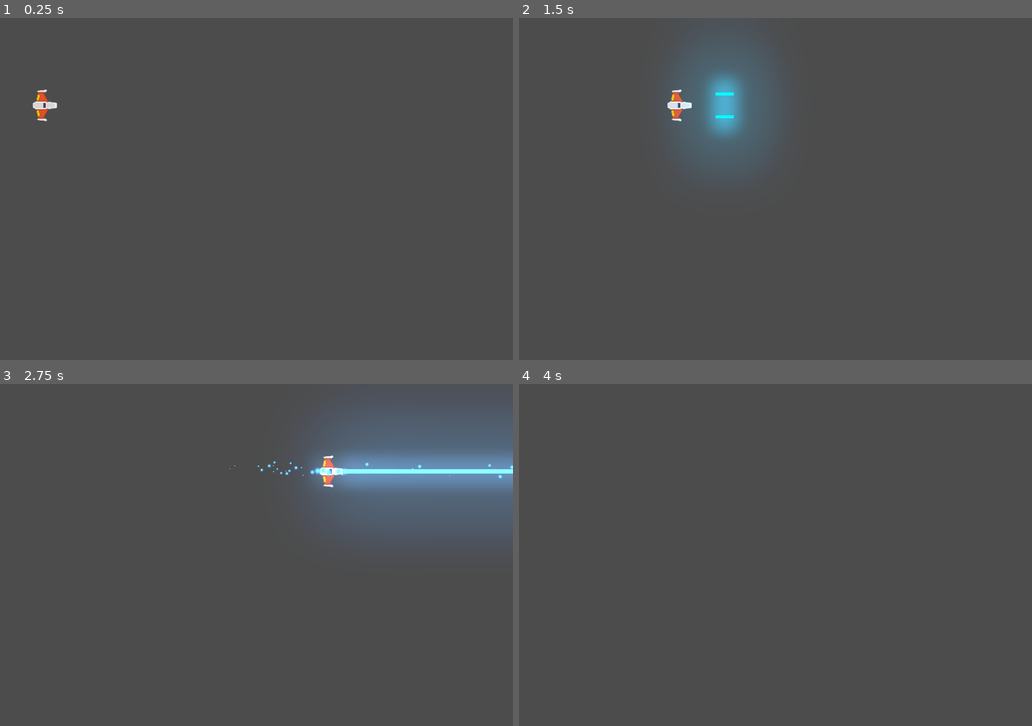
Above: before the commit, frames 1-4 (two rows, left to right).
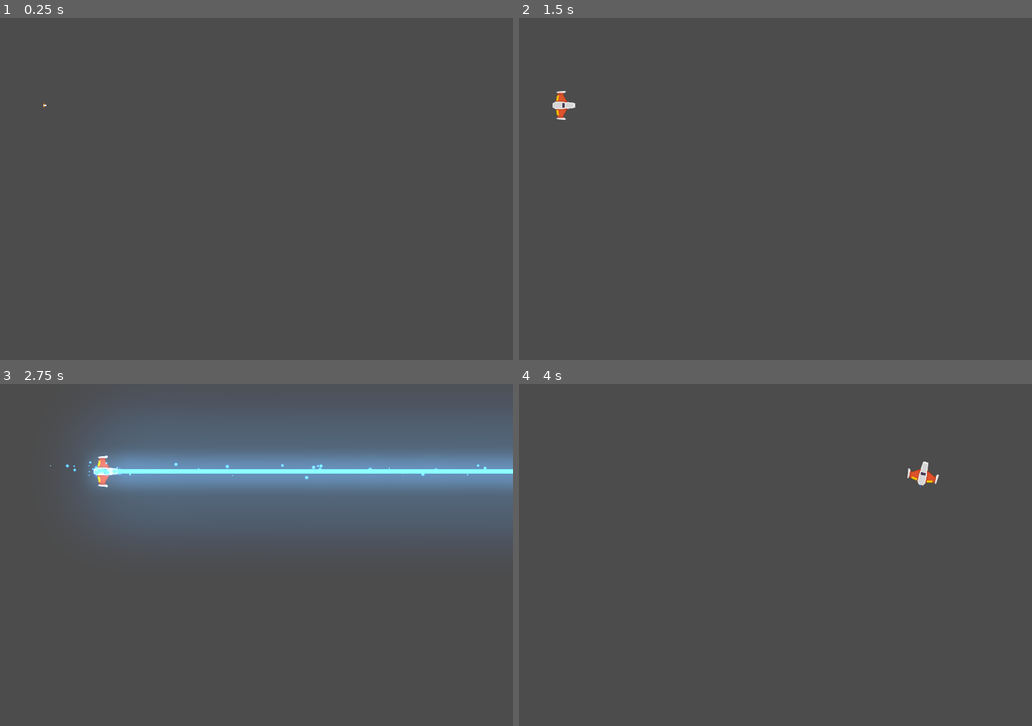
Above: after the commit, the same moments.

Repository: Csosafloriani/Meteorito
Game: Godot game, scene res://Juego/Niveles/NivelTest.tscn
Same seed, same stepped clock (60 frames per second), same inputs: the game is played once before the commit and once after it.
Inputs (mouse positions are in pixels of both pictures, inside the frame that each line leads up to):
- Up to frame 1 (0.25 s): no input
- Up to frame 2 (1.5 s): tap Enter at 0.5 s; move the mouse to (862, 171) at 0.52 s; hold Up (mover_adelante) 0.53-1.28 s; hold S (mover_atrás) 0.53-1.28 s; move the mouse to (606, 206) at 1.27 s; click (606, 206) at 1.35 s
- Up to frame 3 (2.75 s): tap S (mover_atrás) at 1.55, 2.3 s; move the mouse to (271, 479) at 2.02 s; hold Up (mover_adelante) from 2.03 s (still down); hold Right mouse button (disparo_secundario) from 2.03 s (still down)
- Up to frame 4 (4 s): move the mouse to (698, 623) at 2.77 s; release Right mouse button (disparo_secundario) at 2.78 s; tap S (mover_atrás) at 2.85, 3.8 s; move the mouse to (908, 606) at 3.52 s; release Up (mover_adelante) at 3.53 s; hold A (rotar_antihorario) from 3.53 s (still down)

The runs differ from the first frame. In frame 1, 0.2% of the frame differs, in the area x 6-12%, y 20-31%; in frame 2, 5.4%; in frame 3, 15%, in the area x 8-100%, y 7-44%; in frame 4, 0.2%.

Commit message:
sonido de motor y estela

Diff:
--- /dev/null
+++ b/Juego/Naves/Motor/Motor.gd
@@ -0,0 +1,33 @@
+#Motor.gd
+class_name Motor
+extends AudioStreamPlayer2D
+
+# Atributos Export
+export var tiempo_transicion:float = 0.6
+export var volumen_apagado:float = -30.0
+
+# Atributos onready
+onready var tween_sonido:Tween = $Tween
+
+# Atributos
+var volumen_original:float
+
+# Metodos
+func _ready() -> void:
+	volumen_original = volume_db
+	volume_db = volumen_apagado
+
+# Metodos Custom
+func sonido_on() -> void:
+	#Check si no esta sonando y ejecutar el efecto de transicion
+	if not playing:
+		play()
+	efecto_transicion(volume_db, volumen_original)
+
+func sonido_off() -> void:
+	#Ejecutar el efecto de transicion
+	efecto_transicion(volume_db, volumen_apagado)
+
+func efecto_transicion(desde_vol: float, hasta_vol: float) -> void:
+	tween_sonido.interpolate_property(self, "volume_db", desde_vol, hasta_vol, tiempo_transicion, Tween.TRANS_LINEAR, Tween.EASE_OUT_IN)
+	tween_sonido.start()
--- /dev/null
+++ b/Juego/Naves/Motor/MotorSFX.tscn
@@ -0,0 +1,11 @@
+[gd_scene load_steps=3 format=2]
+
+[ext_resource path="res://Juego/Naves/Player/Motor.ogg" type="AudioStream" id=1]
+[ext_resource path="res://Juego/Naves/Motor/Motor.gd" type="Script" id=2]
+
+[node name="MotorSFX" type="AudioStreamPlayer2D"]
+stream = ExtResource( 1 )
+bus = "SFX"
+script = ExtResource( 2 )
+
+[node name="Tween" type="Tween" parent="."]
--- /dev/null
+++ b/Juego/Naves/Player/Estela/Trail2D.gd
@@ -0,0 +1,114 @@
+# Draws a 2D trail using Godot's `Line2D`.
+#
+# Instantiate `Trail2D` as a child of a moving node to use it. To control the color, width curve,
+# texture, or trail width, use parameters from the `Line2D` class.
+tool
+
+class_name Estela
+extends Line2D
+
+export var is_emitting := false setget set_emitting
+
+# Distance in pixels between vertices. A higher resolution leads to more details.
+export var resolution := 5.0
+# Life of each point in seconds before it is deleted.
+export var lifetime := 0.5
+# Maximum number of points allowed on the curve.
+export var max_points := 100 setget set_max_points
+
+# Optional path to the target node to follow. If not set, the instance follows its parent.
+export var target_path: NodePath
+
+var _points_creation_time := []
+var _last_point := Vector2.ZERO
+var _clock := 0.0
+var _offset := 0.0
+
+onready var target: Node2D = get_node_or_null(target_path)
+
+
+func _ready() -> void:
+	if not target:
+		target = get_parent() as Node2D
+
+	if Engine.editor_hint:
+		set_process(false)
+		return
+
+	_offset = position.length()
+	set_as_toplevel(true)
+	clear_points()
+	position = Vector2.ZERO
+	_last_point = to_local(target.global_position) + calculate_offset()
+
+
+func _get_configuration_warning() -> String:
+	var warning := "Missing Target node: assign a Node that extends Node2D in the Target Path or make the Trail a child of a parent that extends Node2D"
+	if target:
+		warning = ""
+	return warning
+
+
+func _process(delta: float) -> void:
+	_clock += delta
+	remove_older()
+
+	if not is_emitting:
+		return
+
+	# Adding new points if necessary.
+	var desired_point := to_local(target.global_position)
+	var distance: float = _last_point.distance_to(desired_point)
+	if distance > resolution:
+		add_timed_point(desired_point, _clock)
+
+
+# Creates a new point and stores its creation time.
+func add_timed_point(point: Vector2, time: float) -> void:
+	add_point(point + calculate_offset())
+	_points_creation_time.append(time)
+	_last_point = point
+	if get_point_count() > max_points:
+		remove_first_point()
+
+
+# Calculates the offset of the trail from its target.
+func calculate_offset() -> Vector2:
+	return - 1.0 * polar2cartesian(1.0, target.rotation).rotated(- PI / 2) * _offset
+
+
+# Removes the first point in the line and the corresponding time.
+func remove_first_point() -> void:
+	if get_point_count() > 1:
+		remove_point(0)
+	_points_creation_time.pop_front()
+
+
+# Remove points older than `lifetime`.
+func remove_older() -> void:
+	for creation_time in _points_creation_time:
+		var delta = _clock - creation_time
+		if delta > lifetime:
+			remove_first_point()
+		# Points in `_points_creation_time` are ordered from oldest to newest so as soon as a point
+		# isn't older than `lifetime`, we know all remaining points should stay as well.
+		else:
+			break
+
+## Setters y Getters
+
+func set_max_points(valor:int) -> void:
+	max_points = valor
+
+func set_emitting(emitting: bool) -> void:
+	is_emitting = emitting
+	if Engine.editor_hint:
+		return
+
+	if not is_inside_tree():
+		yield(self, "ready")
+
+	if is_emitting:
+		clear_points()
+		_points_creation_time.clear()
+		_last_point = to_local(target.global_position) + calculate_offset()
--- /dev/null
+++ b/Juego/Naves/Player/Estela/Trail2D.tscn
@@ -0,0 +1,18 @@
+[gd_scene load_steps=4 format=2]
+
+[ext_resource path="res://Juego/Naves/Player/Estela/Trail2D.gd" type="Script" id=1]
+
+[sub_resource type="Curve" id=1]
+_data = [ Vector2( 0, 0 ), 0.0, 1.0, 0, 1, Vector2( 1, 1 ), 1.0, 0.0, 1, 0 ]
+
+[sub_resource type="Gradient" id=2]
+colors = PoolColorArray( 0.294118, 0.356863, 0.670588, 0, 0.294118, 0.356863, 0.670588, 1 )
+
+[node name="Trail2D" type="Line2D"]
+scale = Vector2( 2, 4 )
+points = PoolVector2Array( 0, 0, 32, 0 )
+width_curve = SubResource( 1 )
+default_color = Color( 1, 1, 1, 1 )
+gradient = SubResource( 2 )
+joint_mode = 2
+script = ExtResource( 1 )
--- a/Juego/Naves/Player/Player.gd
+++ b/Juego/Naves/Player/Player.gd
@@ -2,27 +2,54 @@
 class_name Player
 extends RigidBody2D
 
+## Enums
+enum ESTADO {SPAWN, VIVO, INVENCIBLE, MUERTO}
 
 ## Atributos Export
 export var potencia_motor:int = 20
 export var potencia_rotacion:int = 280
+export var estela_maxima:int = 150
 
 ## Atributos onready
 onready var canion:Canion = $canion
 onready var laser:RayoLaser = $LaserBeam2D
+onready var estela:Estela = $EstelaPuntoInicio/Trail2D
+onready var motor_sfx:Motor = $MotorSFX
+onready var colisionador:CollisionShape2D = $CollisionShape2D
+onready var animacion:AnimationPlayer = $AnimationPlayer
 
 ## Atributos
+var estado_actual:int = ESTADO.SPAWN
 var empuje:Vector2 = Vector2.ZERO
 var dir_rotacion:int = 0
 
 ## Metodos
+func _ready() -> void:
+	controlador_estados(estado_actual)
+	animacion.play("spawn")
 
 func _unhandled_input(event: InputEvent) -> void:
+	# Controlador de input
+	if not esta_input_activo():
+		return
+
 	# Disparo Rayo
 	if event.is_action_pressed("disparo_secundario"):
 		laser.set_is_casting(true)
 	if event.is_action_released("disparo_secundario"):
 		laser.set_is_casting(false)
+
+	# Control estela y sonido del motor
+	if event.is_action_pressed("mover_adelante"):
+		estela.set_emitting(true)
+		motor_sfx.sonido_on()
+		estela.set_max_points(estela_maxima)
+	elif event.is_action_pressed("mover_atrás"):
+		estela.set_max_points(0)
+		motor_sfx.sonido_on()
+
+	if (event.is_action_released("mover_adelante") or event.is_action_released("mover_atrás")):
+		motor_sfx.sonido_off()
 
 func _integrate_forces(state: Physics2DDirectBodyState) -> void:
 	apply_central_impulse(empuje.rotated(rotation))
@@ -33,7 +60,36 @@
 	player_input()
 
 ## Metodos custom
+func controlador_estados(nuevo_estado:int) -> void:
+	match nuevo_estado:
+		ESTADO.SPAWN:
+			colisionador.set_deferred("disabled", true)
+			canion.set_puede_disparar(false)
+		ESTADO.VIVO:
+			colisionador.set_deferred("disabled", false)
+			canion.set_puede_disparar(true)
+		ESTADO.INVENCIBLE:
+			colisionador.set_deferred("disabled", true)
+		ESTADO.MUERTO:
+			colisionador.set_deferred("disabled", true)
+			canion.set_puede_disparar(false)
+			#explotar
+			queue_free()
+		_:
+			printerr("Error de estado")
+	estado_actual = nuevo_estado
+
+func esta_input_activo() -> bool:
+	if estado_actual in [ESTADO.MUERTO, ESTADO.SPAWN]:
+		return false
+	return true
+
+
 func player_input() -> void:
+	# Controlador input
+	if not esta_input_activo():
+		return
+
 	# Empuje
 	empuje = Vector2.ZERO
 	if Input.is_action_pressed("mover_adelante"):
@@ -51,3 +107,10 @@
 		canion.set_esta_disparando(true)
 	if Input.is_action_just_released("disparo_principal"):
 		canion.set_esta_disparando(false)
+
+
+# Señales internas
+func _on_AnimationPlayer_animation_finished(anim_name: String) -> void:
+	if anim_name == "spawn":
+		controlador_estados(ESTADO.VIVO)
+		animacion.play("default")
--- a/Juego/Naves/Player/Player.tscn
+++ b/Juego/Naves/Player/Player.tscn
@@ -1,15 +1,49 @@
-[gd_scene load_steps=7 format=2]
+[gd_scene load_steps=11 format=2]
 
 [ext_resource path="res://Juego/Naves/Player/player_orange.png" type="Texture" id=1]
 [ext_resource path="res://Juego/Naves/Player/Player.gd" type="Script" id=2]
 [ext_resource path="res://Juego/Proyectiles/canion.tscn" type="PackedScene" id=3]
 [ext_resource path="res://Juego/Proyectiles/Laser/LaserBeam2D.tscn" type="PackedScene" id=4]
+[ext_resource path="res://Juego/Naves/Player/Estela/Trail2D.tscn" type="PackedScene" id=5]
+[ext_resource path="res://Juego/Naves/Motor/MotorSFX.tscn" type="PackedScene" id=6]
 
 [sub_resource type="PhysicsMaterial" id=2]
 friction = 0.0
 
 [sub_resource type="CircleShape2D" id=1]
 radius = 36.0139
+
+[sub_resource type="Animation" id=3]
+resource_name = "default"
+tracks/0/type = "value"
+tracks/0/path = NodePath("Sprite:scale")
+tracks/0/interp = 1
+tracks/0/loop_wrap = true
+tracks/0/imported = false
+tracks/0/enabled = true
+tracks/0/keys = {
+"times": PoolRealArray( 0 ),
+"transitions": PoolRealArray( 1 ),
+"update": 0,
+"values": [ Vector2( 1, 1 ) ]
+}
+
+[sub_resource type="Animation" id=4]
+resource_name = "spawn"
+length = 1.6
+step = 0.2
+tracks/0/type = "value"
+tracks/0/path = NodePath("Sprite:scale")
+tracks/0/interp = 1
+tracks/0/loop_wrap = true
+tracks/0/imported = false
+tracks/0/enabled = true
+tracks/0/keys = {
+"times": PoolRealArray( 0, 1.6 ),
+"transitions": PoolRealArray( 1, 1 ),
+"update": 0,
+"values": [ Vector2( 0, 0 ), Vector2( 1, 1 ) ]
+}
 
 [node name="Player" type="RigidBody2D"]
 z_index = 50
@@ -19,9 +53,6 @@
 linear_damp = 1.0
 angular_damp = 4.0
 script = ExtResource( 2 )
-__meta__ = {
-"_edit_group_": true
-}
 
 [node name="Sprite" type="Sprite" parent="."]
 rotation = 1.5708
@@ -42,4 +73,17 @@
 [node name="LaserBeam2D" parent="." instance=ExtResource( 4 )]
 position = Vector2( 42, 0 )
 
+[node name="EstelaPuntoInicio" type="Position2D" parent="."]
+position = Vector2( -30, 0 )
+
+[node name="Trail2D" parent="EstelaPuntoInicio" instance=ExtResource( 5 )]
+
+[node name="MotorSFX" parent="." instance=ExtResource( 6 )]
+
+[node name="AnimationPlayer" type="AnimationPlayer" parent="."]
+anims/default = SubResource( 3 )
+anims/spawn = SubResource( 4 )
+
+[connection signal="animation_finished" from="AnimationPlayer" to="." method="_on_AnimationPlayer_animation_finished"]
+
 [editable path="canion"]
--- a/Juego/Proyectiles/canion.gd
+++ b/Juego/Proyectiles/canion.gd
@@ -13,11 +13,14 @@
 onready var disparo_sfx:AudioStreamPlayer2D = $DisparoFX
 onready var esta_enfriado:bool = true
 onready var esta_disparando:bool = false setget set_esta_disparando
-
+onready var puede_disparar:bool = false setget set_puede_disparar
 ## Atributos
 var puntos_disparo:Array = []
 
 ## Setters y Getters
+func set_puede_disparar(duenio_puede:bool) -> void:
+	puede_disparar = duenio_puede
+
 func set_esta_disparando(disparando:bool) -> void:
 	esta_disparando = disparando
 
--- a/project.godot
+++ b/project.godot
@@ -13,6 +13,16 @@
 "class": "Canion",
 "language": "GDScript",
 "path": "res://Juego/Proyectiles/canion.gd"
+}, {
+"base": "Line2D",
+"class": "Estela",
+"language": "GDScript",
+"path": "res://Juego/Naves/Player/Estela/Trail2D.gd"
+}, {
+"base": "AudioStreamPlayer2D",
+"class": "Motor",
+"language": "GDScript",
+"path": "res://Juego/Naves/Motor/Motor.gd"
 }, {
 "base": "Node2D",
 "class": "Nivel",
@@ -36,6 +46,8 @@
 } ]
 _global_script_class_icons={
 "Canion": "",
+"Estela": "",
+"Motor": "",
 "Nivel": "",
 "Player": "",
 "Proyectil": "",
Not shown, added: Juego/Naves/Player/Motor.ogg.import
Not shown, added: Juego/Naves/Player/Motor.ogg
